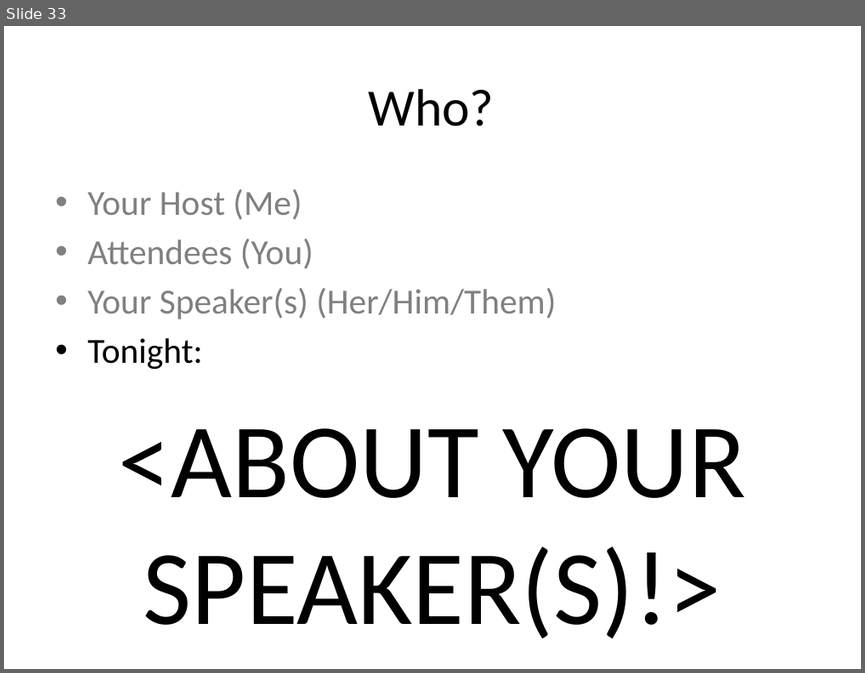
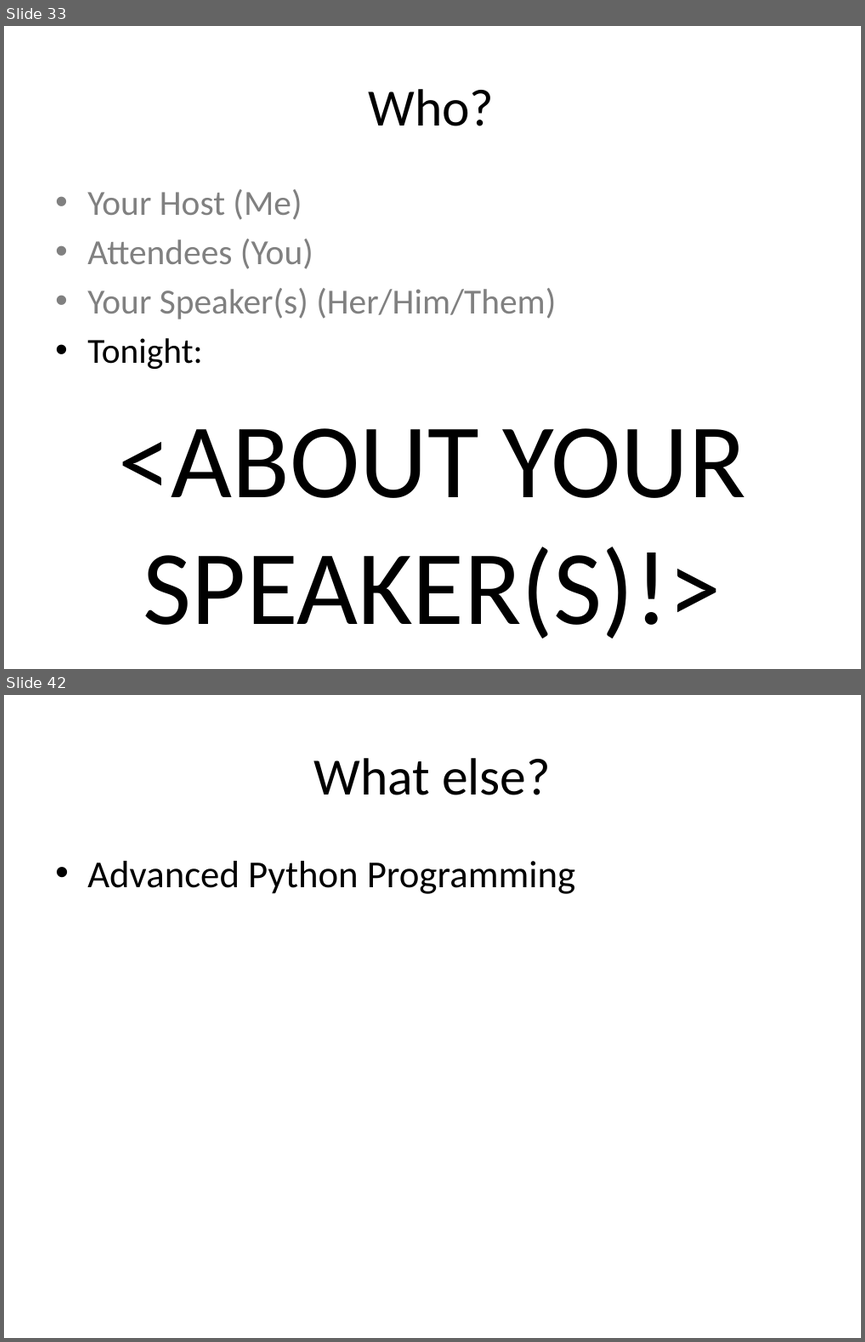
Before and after one commit to DCPython/generic-meetup-slides, a slide deck: DC Python Generic Meetup Slides.pptx. Shown one above the other, each under a label of ours: slide 33 before the commit, slides 33 and 42 after it; the slides between them are not shown. The pictures are 865x673 and 865x1342 pixels, drawn with LibreOffice and Linux fonts; fonts in the diff are those of the drawing. Boxes give left, top, right and bottom in pixels: in the first picture for what was removed or moved away, otherwise in the second. Text is boxed around its words. In the diff, an @@ line names an element or a change of style, - is before the commit and + after.

```diff
--- a/DC Python Generic Meetup Slides.pptx
+++ b/DC Python Generic Meetup Slides.pptx
@@ slide 42 added at box(4, 695, 861, 1338), background #FFFFFF @@
@@ title added at box(314, 758, 551, 795), 44 pt, text #000000 @@
+What else?
@@ text added at box(87, 861, 575, 894), 32 pt, text #000000 @@
+• Advanced Python Programming
```
Also in this commit, not shown: 13 other slides added.
